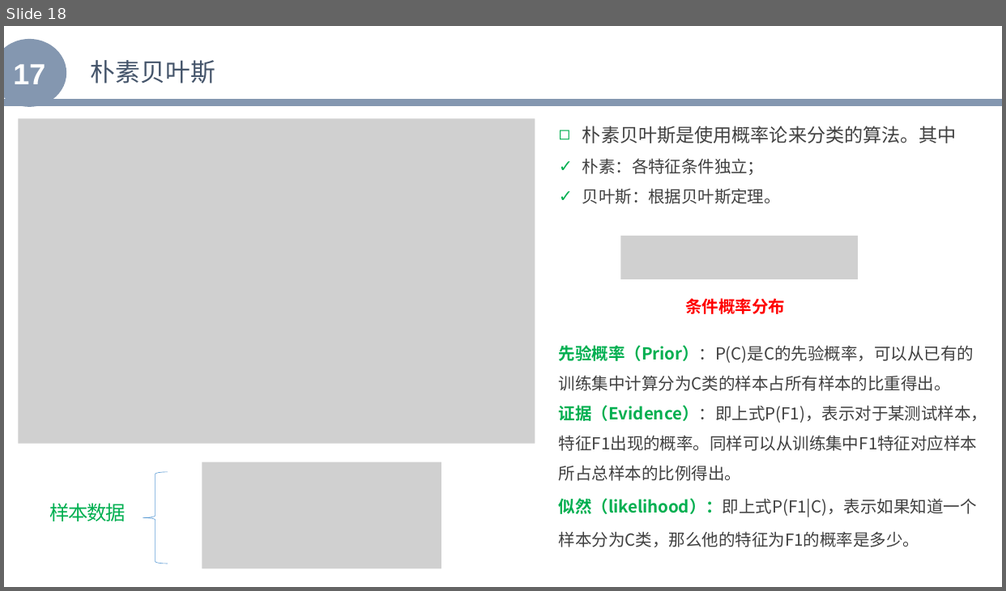
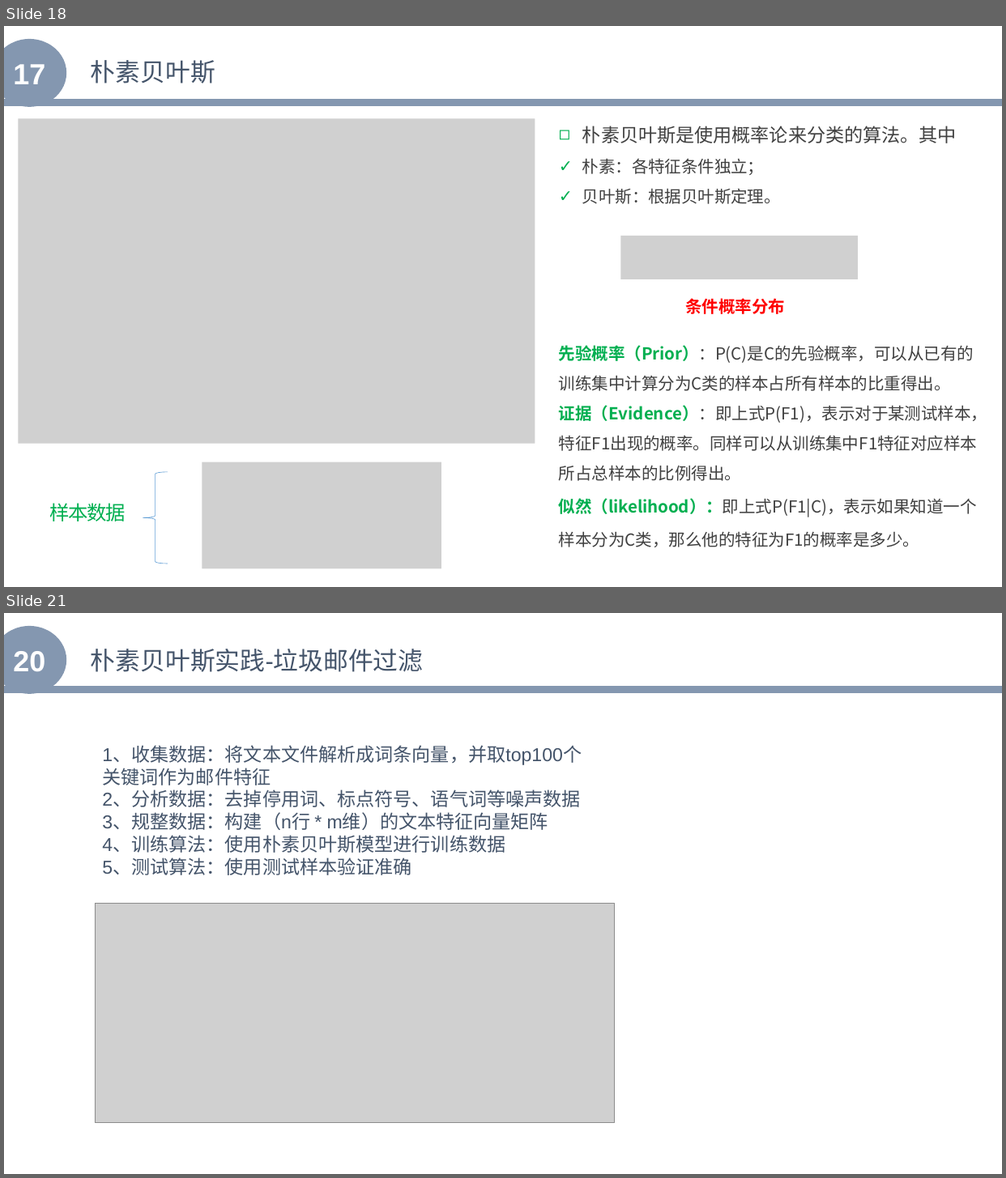
Before and after one commit to zhenglibins/python, a slide deck: python资料/Python与机器学习入门.pptx. Shown one above the other, each under a label of ours: slide 18 before the commit, slides 18 and 21 after it; the slides between them are not shown. The pictures are 1006x591 and 1006x1178 pixels, drawn with LibreOffice and Linux fonts; fonts in the diff are those of the drawing; grey boxes stand for pictures. Boxes give left, top, right and bottom in pixels: in the first picture for what was removed or moved away, otherwise in the second. Text is boxed around its words. In the diff, an @@ line names an element or a change of style, - is before the commit and + after.

```diff
--- a/python资料/Python与机器学习入门.pptx
+++ b/python资料/Python与机器学习入门.pptx
@@ slide 21 added at <box>4,613,1002,1174</box>, background #FFFFFF @@
@@ ellipse added at <box>4,626,66,694</box>, fill #8497B0, 28 pt, text #FFFFFF, bold @@
+20
@@ text added at <box>91,649,424,672</box>, 24 pt, text #44546A @@
+朴素贝叶斯实践-垃圾邮件过滤
@@ line added from (4, 689) to (1002, 689), #8497B0 7 pt @@
@@ text added at <box>102,747,582,875</box>, 18 pt, text #44546A @@
+1、收集数据：将文本文件解析成词条向量，并取top100个
+关键词作为邮件特征
+2、分析数据：去掉停用词、标点符号、语气词等噪声数据
+3、规整数据：构建（n行 * m维）的文本特征向量矩阵
+4、训练算法：使用朴素贝叶斯模型进行训练数据
+5、测试算法：使用测试样本验证准确
@@ picture added at <box>96,904,615,1123</box> @@
```
Also in this commit, not shown: 2 slides changed, 6 other slides added, 2 slides removed, 2 other files.
